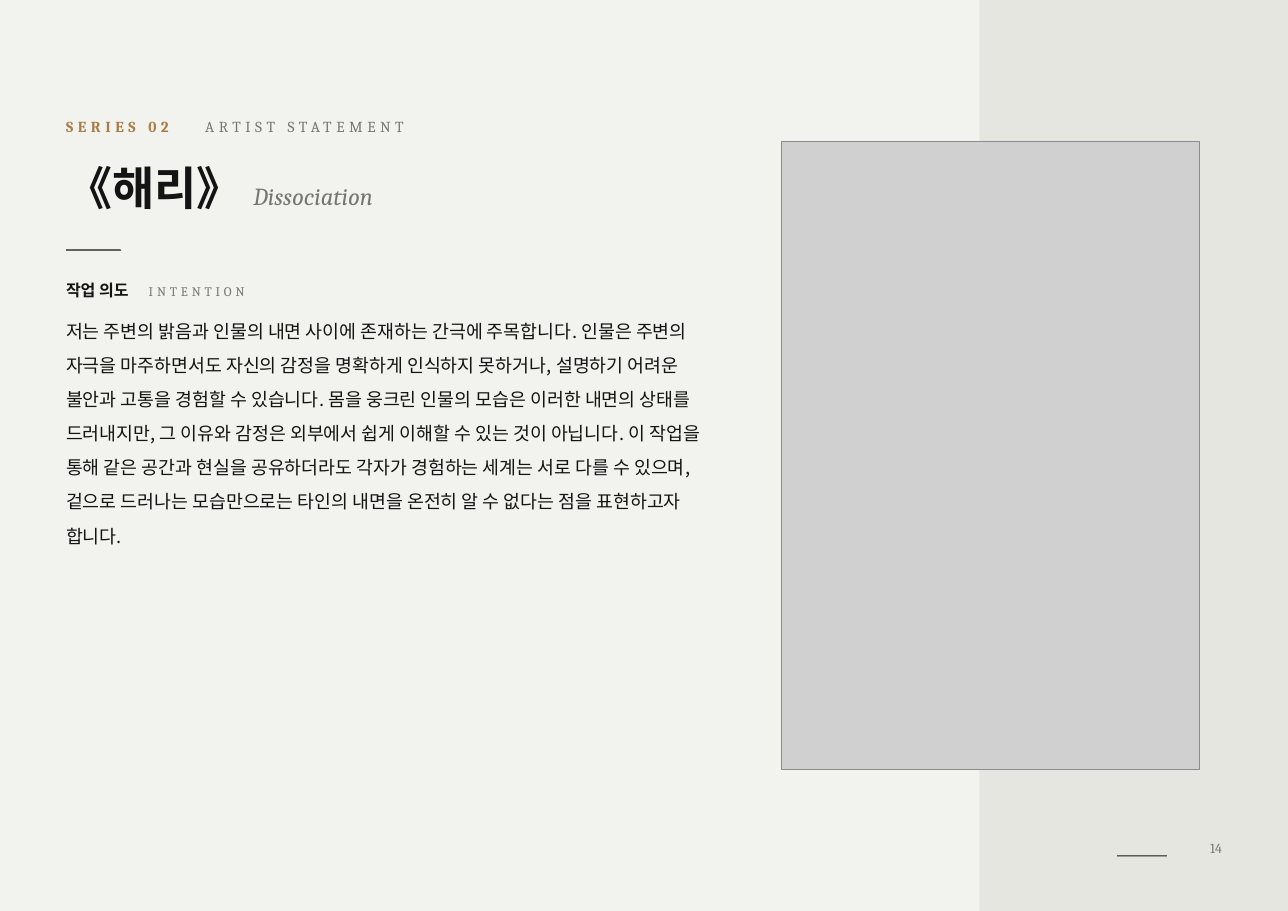
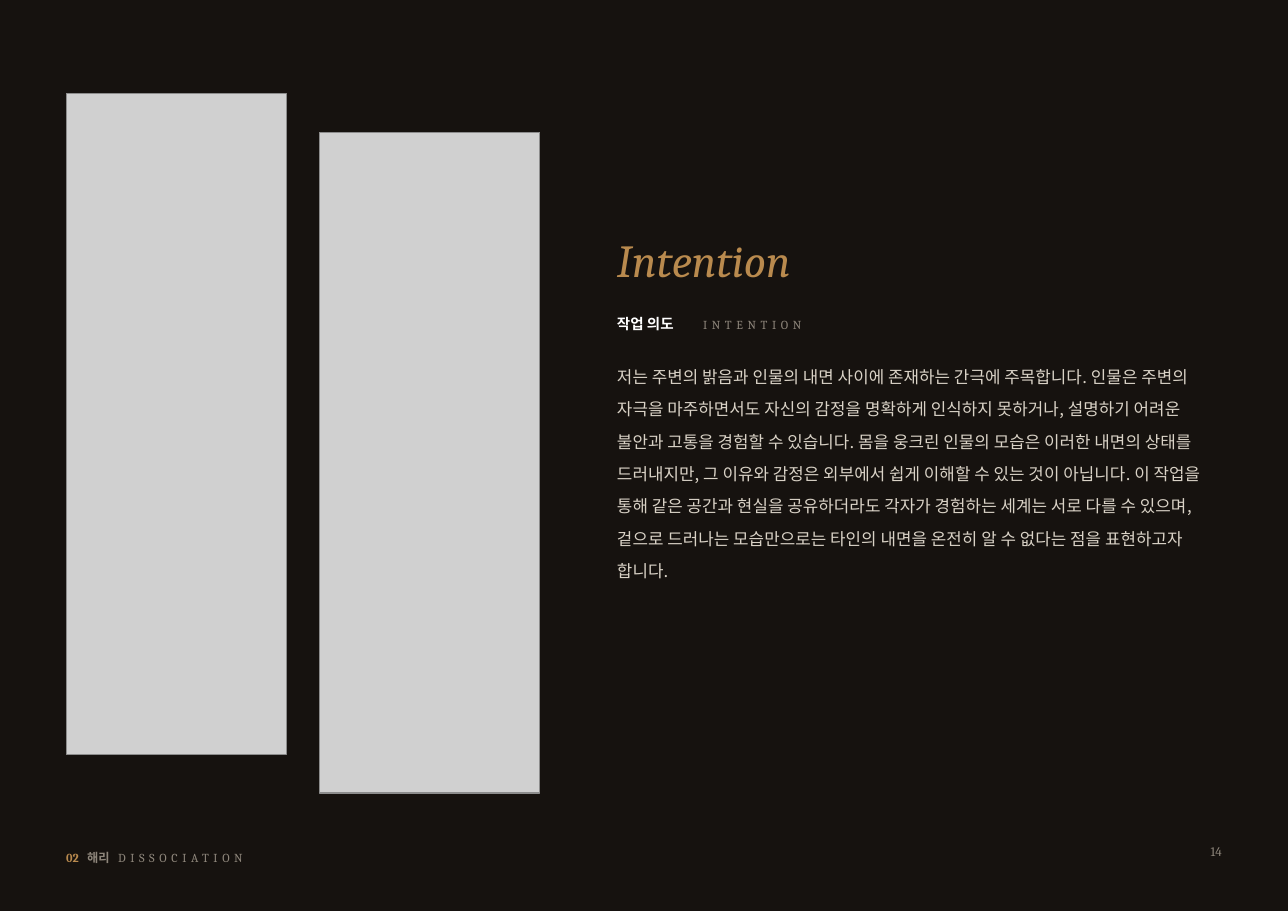
Before and after one commit to huosi012/smartview, a slide deck: slide 14 of portfolio/portfolio_A4_ko.pptx. Drawn at 1288x911 pixels with LibreOffice and Linux fonts; fonts in the diff are those of the drawing; grey boxes stand for pictures. Boxes give left, top, right and bottom in pixels: in the first picture for what was removed or moved away, otherwise in the second. Text is boxed around its words. In the diff, an @@ line names an element or a change of style, - is before the commit and + after.

```diff
--- a/portfolio/portfolio_A4_ko.pptx
+++ b/portfolio/portfolio_A4_ko.pptx
@@ background #F2F2EF to #16120F @@
@@ rectangle removed at [979, 0, 1288, 911] @@
@@ picture added at [66, 94, 286, 755] @@
@@ text removed at [66, 121, 168, 132] @@
-SERIES 02 ARTIST STATEMENT
@@ picture added at [320, 132, 540, 793] @@
@@ picture removed at [781, 141, 1200, 769] @@
@@ title removed at [66, 166, 373, 209] @@
-《해리》 Dissociation
@@ line removed from (66, 250) to (121, 250) @@
@@ text added at [617, 246, 791, 278], 30 pt, text #B98A4E, italic @@
+Intention
@@ text at [66, 282, 245, 298]: paragraph removed @@
-작업 의도 INTENTION
@@ text added at [617, 316, 801, 331], 8 pt, text #8E867B @@
+작업 의도 INTENTION
@@ text "저는 주변의 밝음과 인물의 내면 ...": place and size @@
-text "저는 주변의 밝음과 인물의 내면 ..." at [66, 282, 700, 545]
+text "저는 주변의 밝음과 인물의 내면 ..." at [617, 369, 1201, 579]
@@ text "저는 주변의 밝음과 인물의 내면 ..." at [617, 369, 1201, 579]: size 12 to 11 pt, text colour #141414 to #D9D2C6; line spacing 1.55 to 1.6; less space between paragraphs @@
@@ text added at [66, 852, 110, 863], 8 pt, text #8E867B @@
+02 해리 DISSOCIATION
@@ line removed from (1117, 856) to (1167, 856) @@
@@ page number at [1211, 847, 1222, 856]: size 9 to 8.5 pt, text colour #77776F to #8E867B @@
```
Also in this commit, not shown: 15 other slides changed, 4 slides added, 4 slides removed, 1 other file.
